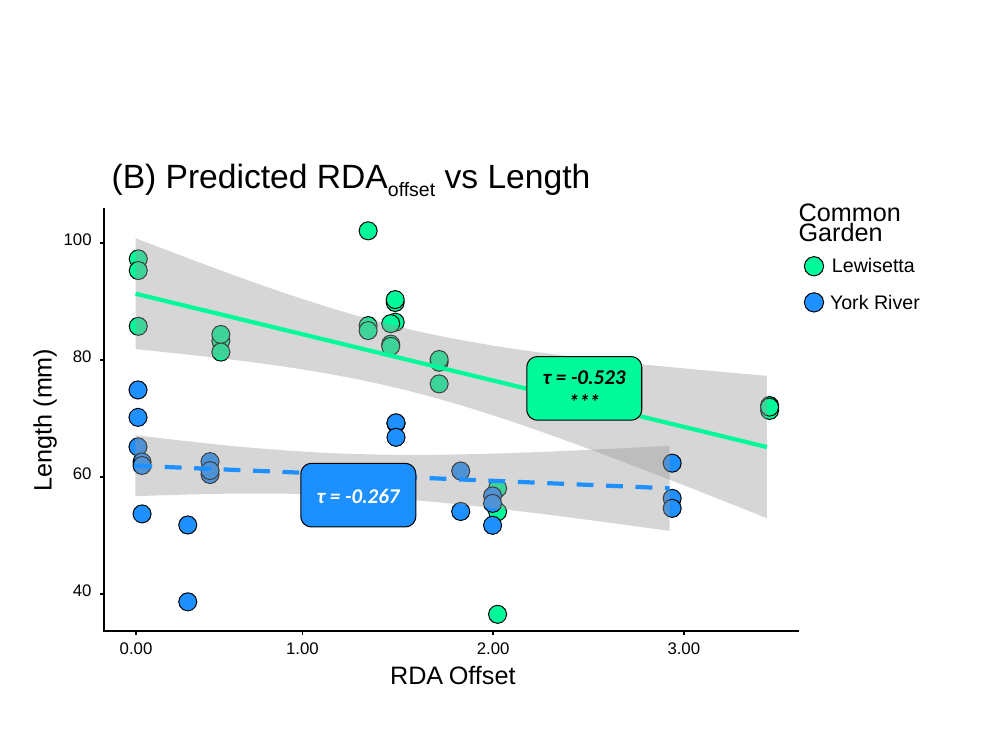
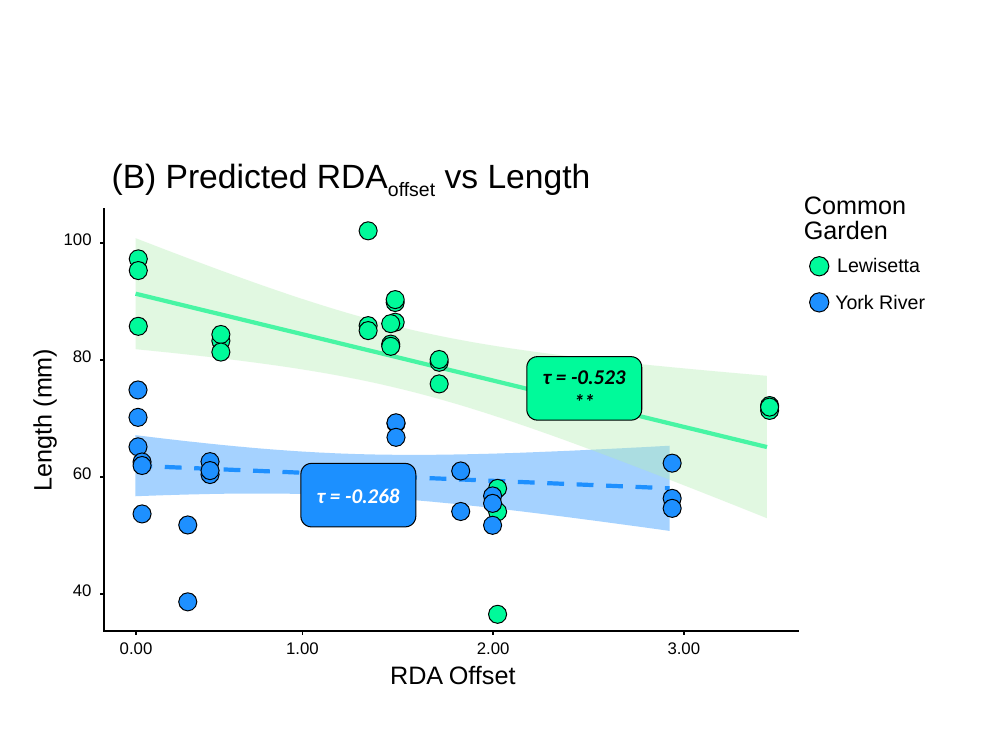
Before and after one commit to ModelValidationProgram/MVP_oyster_GO, a slide deck: slide 7 of results/figures/GO_compare_edited.pptx (slide 6 before the commit). Drawn at 1008x756 pixels with LibreOffice and Linux fonts; fonts in the diff are those of the drawing. Boxes give left, top, right and bottom in pixels: in the first picture for what was removed or moved away, otherwise in the second. Text is boxed around its words. In the diff, an @@ line names an element or a change of style, - is before the commit and + after.

```diff
--- a/results/figures/GO_compare_edited.pptx
+++ b/results/figures/GO_compare_edited.pptx
@@ text "Common": place and size @@
-text "Common" at (799,203,901,242)
+text "Common" at (804,196,906,240)
@@ text "Common" at (804,196,906,240): line spacing 14pt to 17.6pt @@
@@ freeform shape at (136,238,767,518): fill #999999 at 40% opacity to #B4EEB4 at 40% opacity @@
@@ 2 texts, 2 ellipses, 2 rectangles: place and size @@
-2 texts, 2 ellipses, 2 rectangles at (796,248,920,321)
+2 texts, 2 ellipses, 2 rectangles at (801,248,925,321)
@@ text in rounded rectangle at (527,357,642,420): text changed @@
-***
+**
@@ freeform shape at (135,435,669,531): fill #999999 at 40% opacity to #1E90FF at 40% opacity @@
@@ text in rounded rectangle at (317,488,400,503): text changed @@
-τ = -0.267
+τ = -0.268
```
Also in this commit, not shown: 7 other slides changed, 18 slides added.
